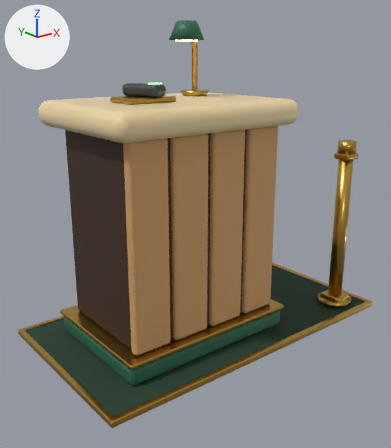
One commit to the glTF model public/models/security_booth_tier1.glb: the scene before it, then after it.
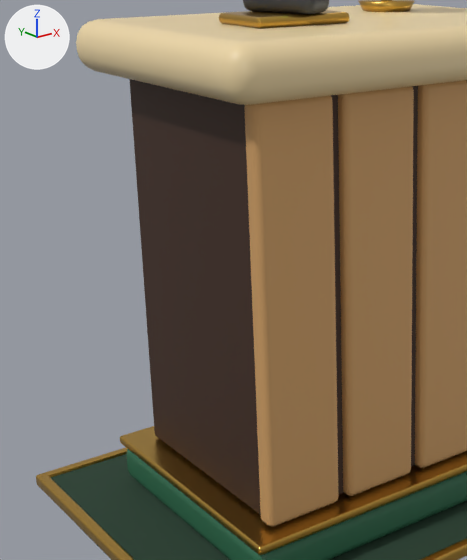
Old and new are each drawn whole from a 50 mm lens placed at (-1.442, -1.733, 1.166), pointed at (-0.066, -0.014, 0.478) and again close up on the part from 0% to 60% of the width and 20% to 83% of the height. Arrows for +X, +Y and +Z are at upper left; the lights stay in place. The older version's two pictures come first. Where no turn or scale is listed for an object, it has been applied to the vertices.

Objects in the first close-up: 'Core', 'Mat', 'MatEdge1', 'MatEdge2', 'Plinth', 'PlinthBand', 'Scanner', 'ScannerTray', 'SlatF0', 'SlatF1', 'SlatF2', 'Top' and 2 more.
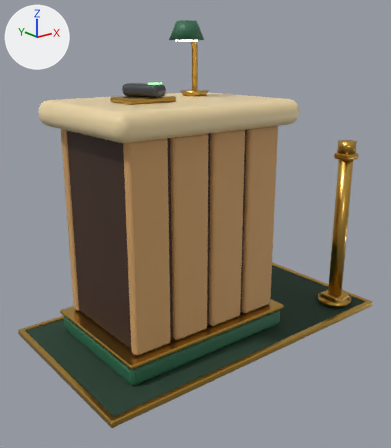
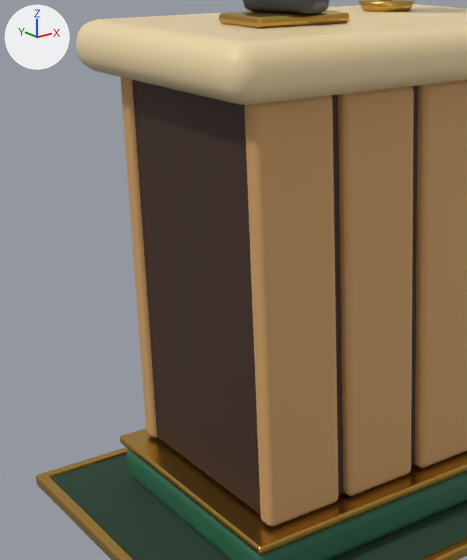
Pixel boxes (x1, y1, x2, y2) of what changed, in the close-ups (467 x 560 px):
```json
{"object": "SlatF2", "change": "moved", "before": [415, 80, 467, 468], "after": [338, 86, 414, 496]}
{"object": "SlatF1", "change": "moved", "before": [338, 86, 414, 496], "after": [120, 77, 158, 438]}
{"object": "SlatF3", "change": "moved", "after": [415, 80, 467, 468], "on screen": "not visible before"}
```

The change, as JSON lines over the scene's bpy script:
```json
{"op": "set", "path": "ob_slatf1.location", "old": "(-0.27, -0.23, 0.51)", "new": "(-0.45, 0.23, 0.51)"}
{"op": "set", "path": "ob_slatf2.location", "old": "(-0.09, -0.23, 0.51)", "new": "(-0.27, -0.23, 0.51)"}
{"op": "set", "path": "ob_slatf3.location", "old": "(0.09, -0.23, 0.51)", "new": "(-0.09, -0.23, 0.51)"}
```
